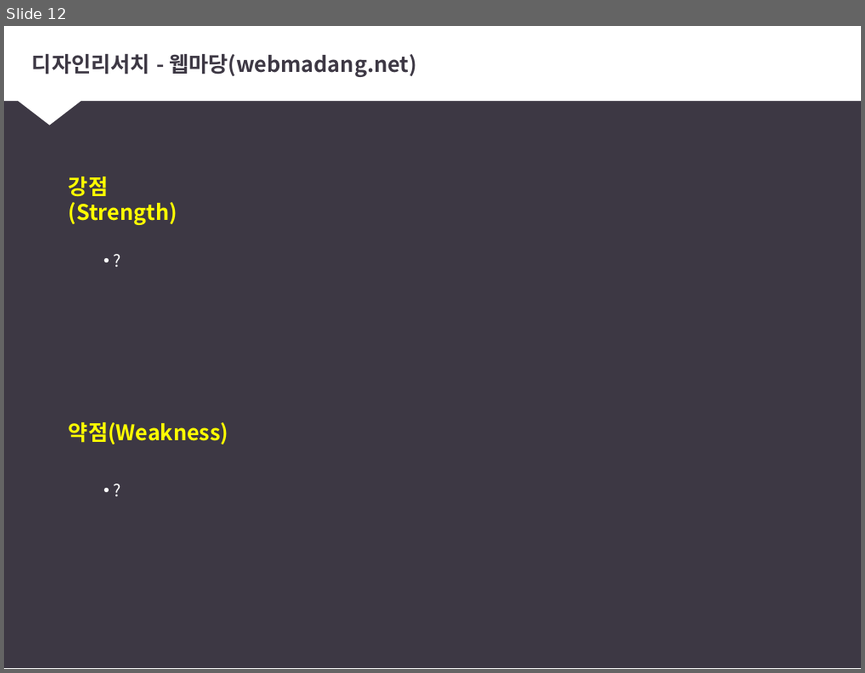
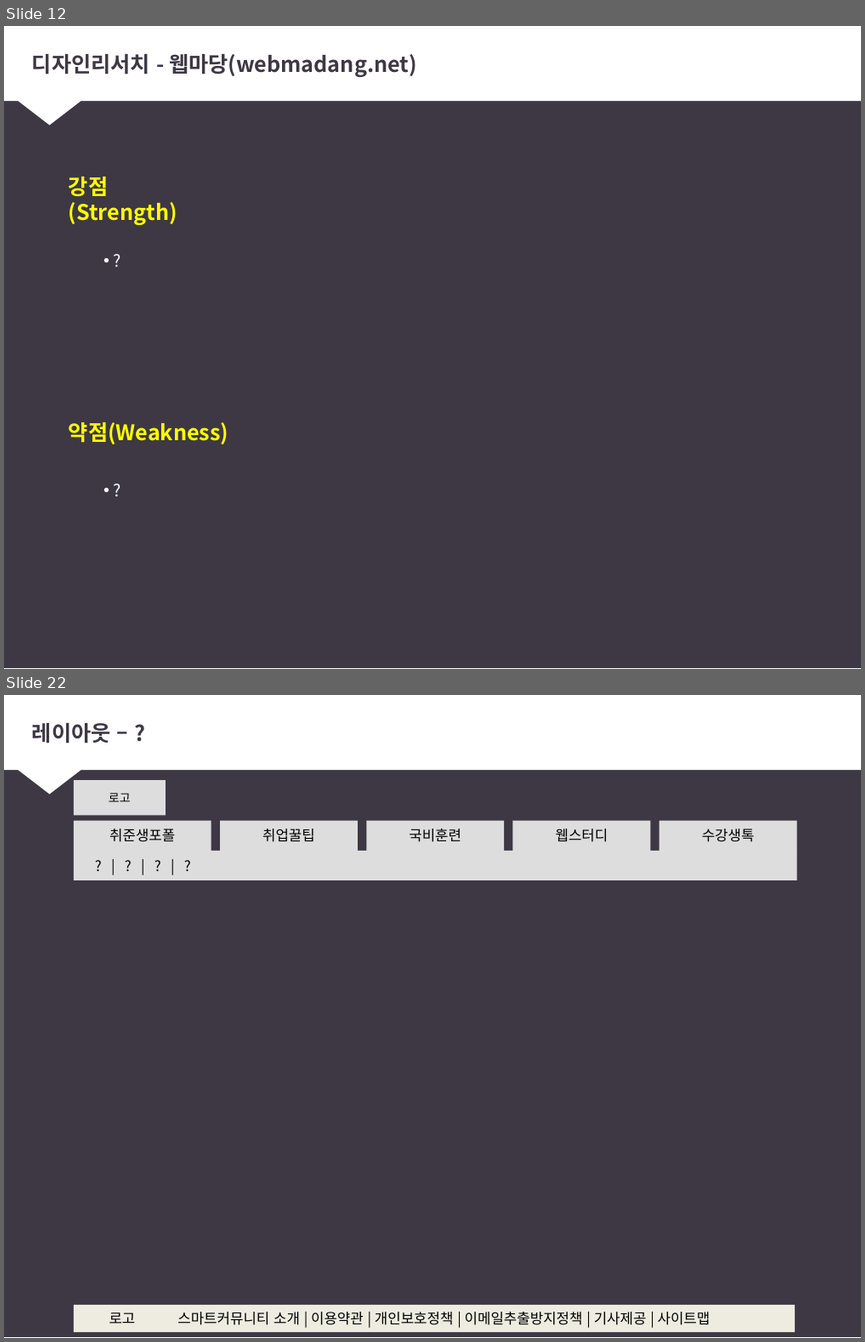
Before and after one commit to Jinseoyoung/uiux-1, a slide deck: study/프로토타입/스마트커뮤니티 - 기초데이터수집.pptx. Shown one above the other, each under a label of ours: slide 12 before the commit, slides 12 and 22 after it; the slides between them are not shown. The pictures are 865x673 and 865x1342 pixels, drawn with LibreOffice and Linux fonts; fonts in the diff are those of the drawing. Boxes give left, top, right and bottom in pixels: in the first picture for what was removed or moved away, otherwise in the second. Text is boxed around its words. In the diff, an @@ line names an element or a change of style, - is before the commit and + after.

```diff
--- a/study/프로토타입/스마트커뮤니티 - 기초데이터수집.pptx
+++ b/study/프로토타입/스마트커뮤니티 - 기초데이터수집.pptx
@@ slide 22 added at [4,695,861,1338], background #FFFFFF; not listed: 3 template elements that a slide beside it also shows @@
@@ title added at [32,723,111,743], 18 pt, text #3D3844, bold @@
+레이아웃 – ?
@@ rectangle added at [74,780,166,815], fill #DDDDDD, 10 pt, text #000000 @@
+로고
@@ rectangle added at [74,821,211,851], fill #DDDDDD, 12 pt, text #000000 @@
+취준생포폴
@@ rectangle added at [220,821,358,851], fill #DDDDDD, 12 pt, text #000000 @@
+취업꿀팁
@@ rectangle added at [366,821,505,851], fill #DDDDDD, 12 pt, text #000000 @@
+국비훈련
@@ rectangle added at [513,821,651,851], fill #DDDDDD, 12 pt, text #000000 @@
+웹스터디
@@ rectangle added at [659,821,797,851], fill #DDDDDD, 12 pt, text #000000 @@
+수강생톡
@@ rectangle added at [74,850,796,880], fill #DDDDDD, 12 pt, text #000000 @@
+? | ? | ? | ?
@@ rectangle added at [74,1304,794,1332], fill #EEECE1 @@
@@ text added at [109,1312,136,1323], 12 pt, text #000000 @@
+로고
@@ text added at [177,1311,710,1325], 12 pt, text #000000 @@
+스마트커뮤니티 소개 | 이용약관 | 개인보호정책 | 이메일추출방지정책 | 기사제공 | 사이트맵
```
Also in this commit, not shown: 3 slides changed, 6 other slides added, 3 other files.
